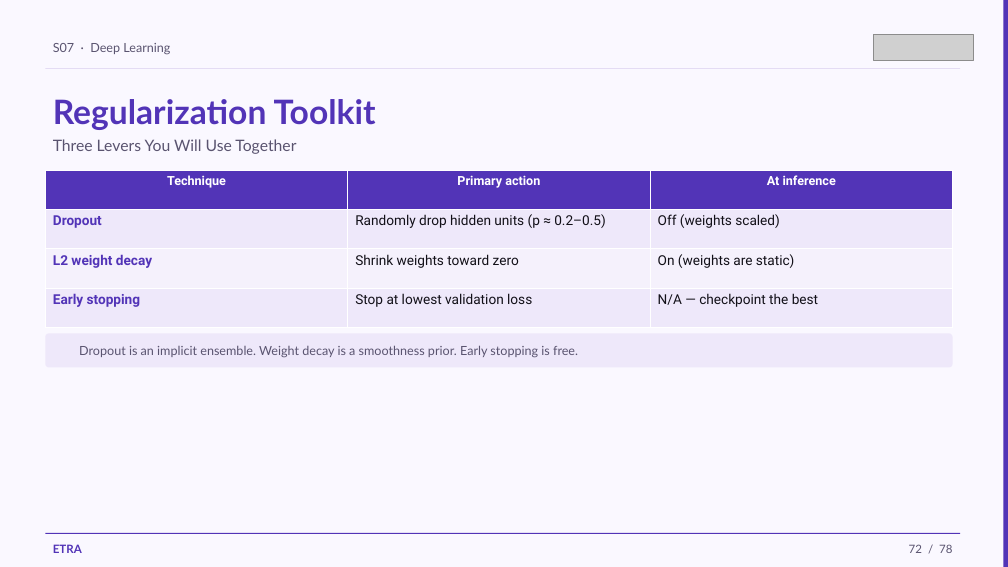
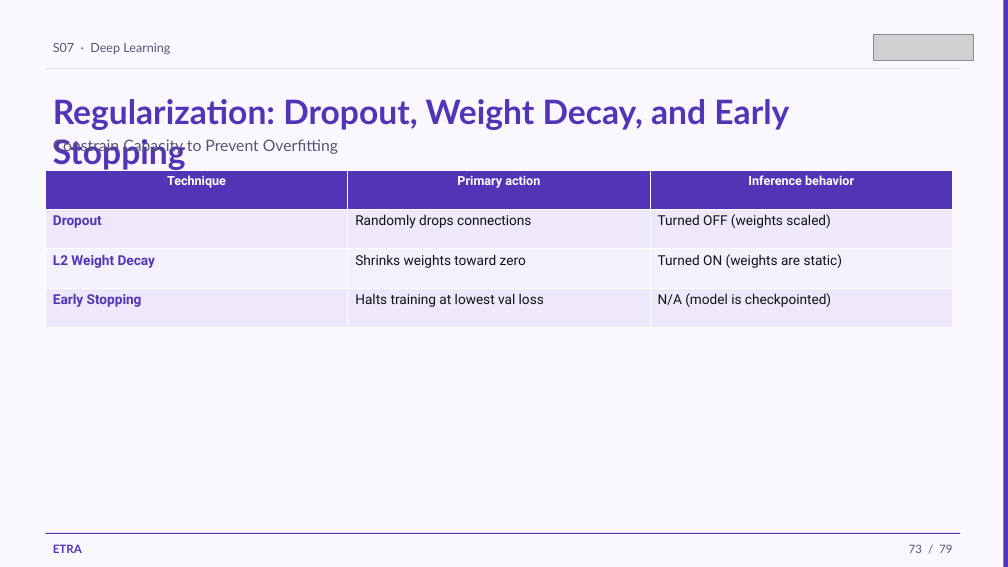
Before and after one commit to iksasa15/AI-ML, a slide deck: slide 73 of web-presentation/pdf-exports/Week2-Session1-Deep-Learning.pptx (slide 72 before the commit). Drawn at 1008x567 pixels with LibreOffice and Linux fonts; fonts in the diff are those of the drawing; grey boxes stand for pictures. Boxes give left, top, right and bottom in pixels: in the first picture for what was removed or moved away, otherwise in the second. Text is boxed around its words. In the diff, an @@ line names an element or a change of style, - is before the commit and + after.

```diff
--- a/web-presentation/pdf-exports/Week2-Session1-Deep-Learning.pptx
+++ b/web-presentation/pdf-exports/Week2-Session1-Deep-Learning.pptx
@@ text at bbox=[53, 99, 789, 170]: text changed @@
-Regularization Toolkit
+Regularization: Dropout, Weight Decay, and Early Stopping
@@ text at bbox=[53, 139, 338, 155]: text changed @@
-Three Levers You Will Use Together
+Constrain Capacity to Prevent Overfitting
@@ table at bbox=[45, 170, 953, 327] @@
-row 1, column 3: At inference
+row 1, column 3: Inference behavior
-row 2, column 2: Randomly drop hidden units (p ≈ 0.2–0.5)
+row 2, column 2: Randomly drops connections
-row 2, column 3: Off (weights scaled)
+row 2, column 3: Turned OFF (weights scaled)
-row 3: L2 weight decay | Shrink weights toward zero | On (weights are static)
+row 3: L2 Weight Decay | Shrinks weights toward zero | Turned ON (weights are static)
-row 4: Early stopping | Stop at lowest validation loss | N/A — checkpoint the best
+row 4: Early Stopping | Halts training at lowest val loss | N/A (model is checkpointed)
@@ rounded rectangle removed at bbox=[45, 333, 953, 368] @@
@@ text removed at bbox=[79, 345, 578, 357] @@
-Dropout is an implicit ensemble. Weight decay is a smoothness prior. Early stopping is free.
@@ text at bbox=[909, 544, 952, 553]: text changed @@
-72 / 78
+73 / 79
```
Also in this commit, not shown: 76 other slides changed, 1 slide added.
